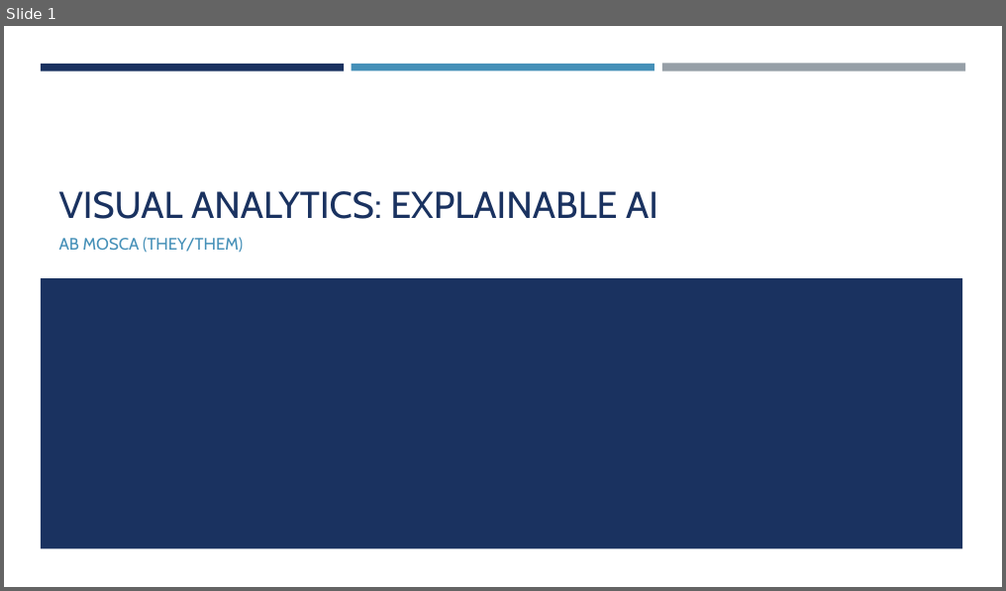
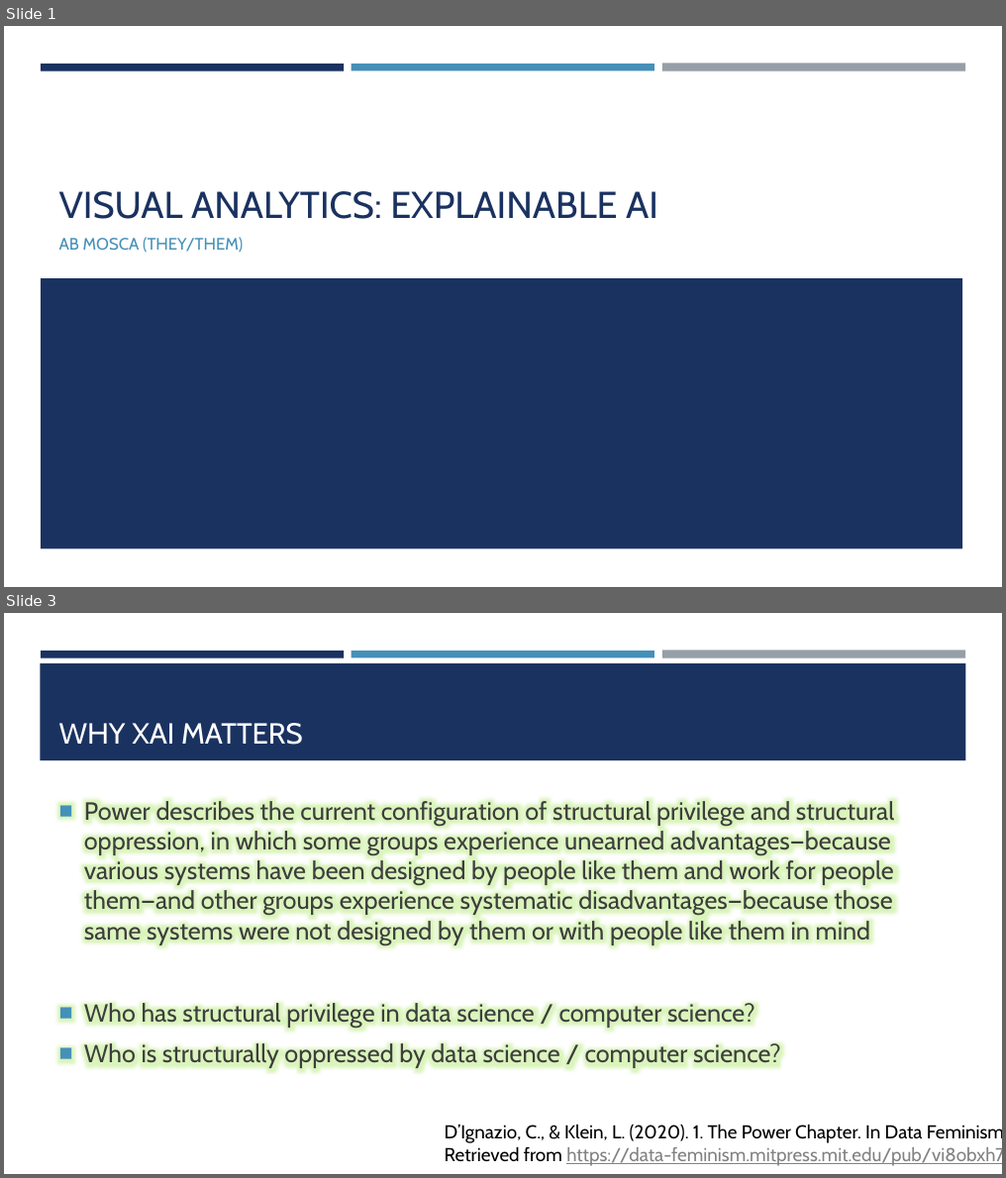
Before and after one commit to amosca01/SDS-CSC235, a slide deck: slides/17-XAI.pptx. Shown one above the other, each under a label of ours: slide 1 before the commit, slides 1 and 3 after it; the slides between them are not shown. The pictures are 1006x591 and 1006x1178 pixels, drawn with LibreOffice and Linux fonts; fonts in the diff are those of the drawing. Boxes give left, top, right and bottom in pixels: in the first picture for what was removed or moved away, otherwise in the second. Text is boxed around its words. In the diff, an @@ line names an element or a change of style, - is before the commit and + after.

```diff
--- a/slides/17-XAI.pptx
+++ b/slides/17-XAI.pptx
@@ slide 3 added at (x1=4, y1=613, x2=1002, y2=1174), background #FFFFFF; not listed: 3 template elements that a slide beside it also shows @@
@@ rectangle added at (x1=40, y1=663, x2=966, y2=761), fill #1A3260 @@
@@ title added at (x1=59, y1=723, x2=303, y2=745), 28 pt, text #FFFFFF @@
+WHY XAI MATTERS
@@ text added at (x1=84, y1=799, x2=894, y2=1069), 24 pt, text #3D3D3D @@
+■ Power describes the current configuration of structural privilege and structural oppression, in which some groups experience unearned advantages—because various systems have been designed by people like them and work for people them—and other groups experience systematic disadvantages—because those same systems were not designed by them or with people like them in mind
+■ Who has structural privilege in data science / computer science?
+■ Who is structurally oppressed by data science / computer science?
@@ text added at (x1=445, y1=1124, x2=1002, y2=1166), 18 pt, text #000000 @@
+D’Ignazio, C., & Klein, L. (2020). 1. The Power Chapter. In Data Feminism. Retrieved from https://data-feminism.mitpress.mit.edu/pub/vi8obxh7
```
Also in this commit, not shown: 1 slide changed, 12 other slides added, 2 other files.
